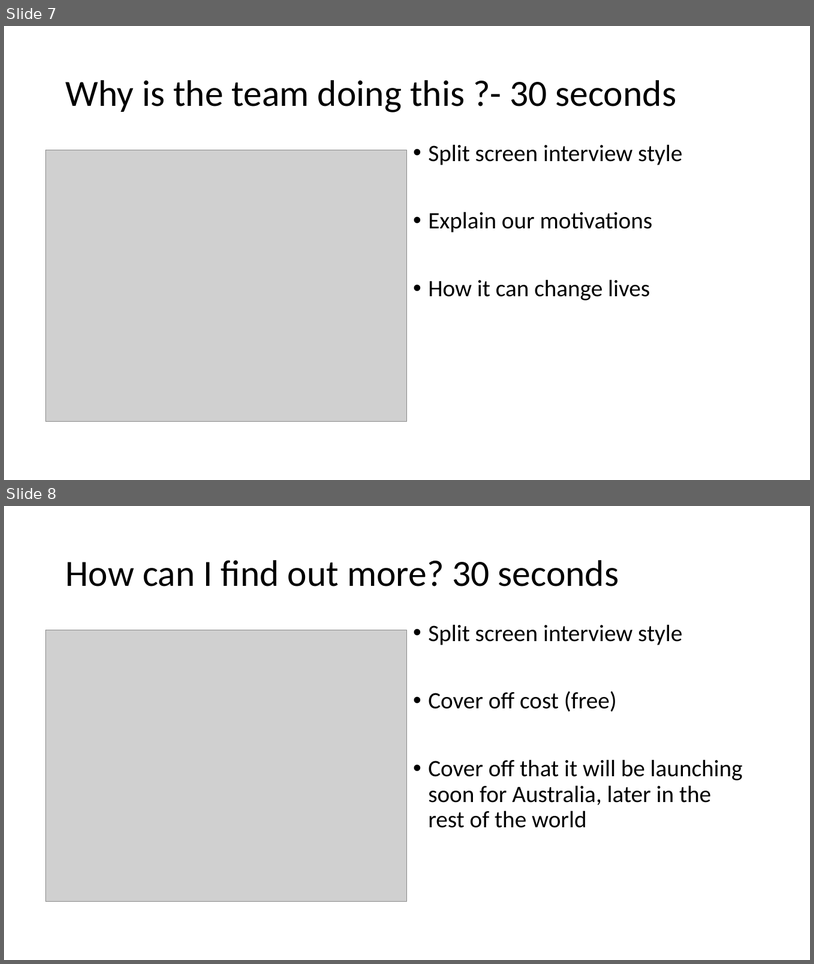
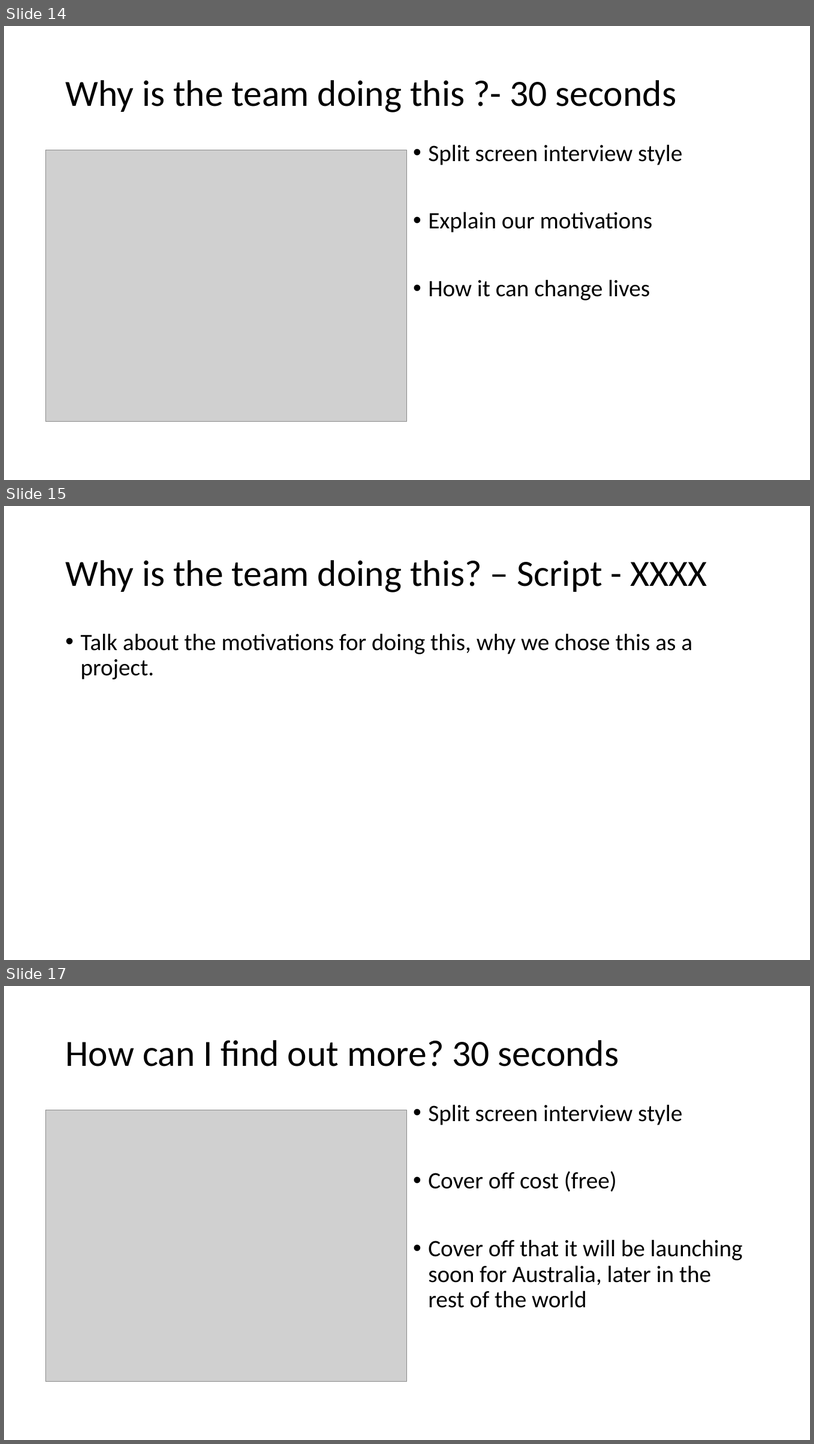
Before and after one commit to Brandon-M-Tech/Project-Assignment-3, a slide deck: storyboard-draft.pptx. Shown one above the other, each under a label of ours: slides 7 and 8 before the commit, slides 14, 15 and 17 after it; the slides between them are not shown. The pictures are 814x964 and 814x1444 pixels, drawn with LibreOffice and Linux fonts; fonts in the diff are those of the drawing; grey boxes stand for pictures. Boxes give left, top, right and bottom in pixels: in the first picture for what was removed or moved away, otherwise in the second. Text is boxed around its words. In the diff, an @@ line names an element or a change of style, - is before the commit and + after.

Commit message:
updated storyboard with draft script

```diff
--- a/storyboard-draft.pptx
+++ b/storyboard-draft.pptx
@@ slide 15 added at (x1=4, y1=506, x2=810, y2=960), background #FFFFFF @@
@@ title added at (x1=65, y1=560, x2=707, y2=592), 44 pt, text #000000 @@
+Why is the team doing this? – Script - XXXX
@@ text added at (x1=81, y1=633, x2=693, y2=679), 28 pt, text #000000 @@
+• Talk about the motivations for doing this, why we chose this as a project.
@@ what was slide 7 is now slide 14 @@
@@ what was slide 8 is now slide 17 @@
```
Also in this commit, not shown: 10 other slides added.
